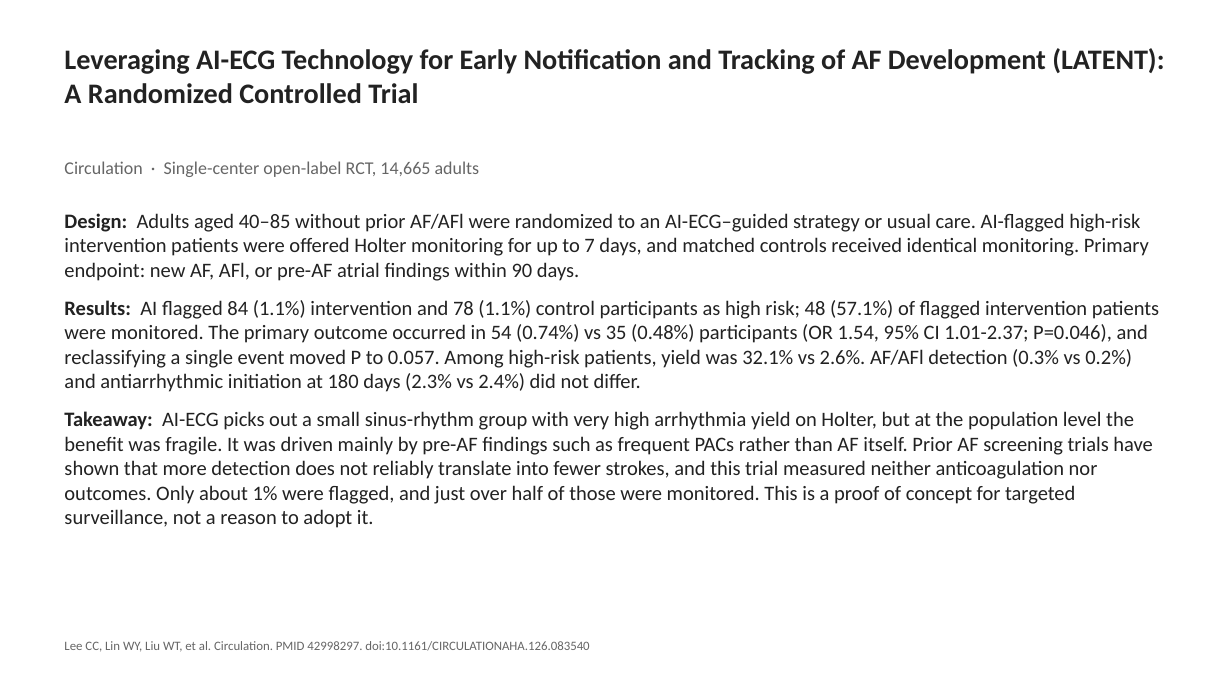
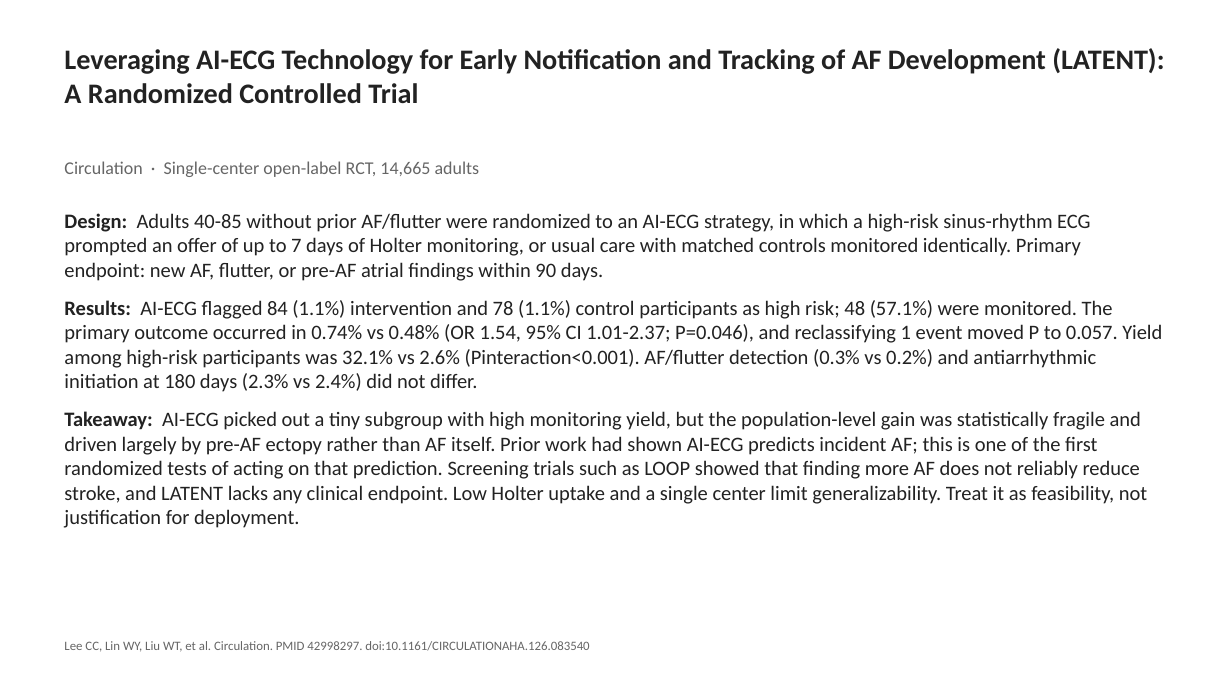
Before and after one commit to baljash-cheema/weekly-lit-review, a slide deck: slide 1 of slides/2026/review-slides-2026-11-11.pptx. Drawn at 1232x693 pixels with LibreOffice and Linux fonts; fonts in the diff are those of the drawing. Boxes give left, top, right and bottom in pixels: in the first picture for what was removed or moved away, otherwise in the second. Text is boxed around its words. In the diff, an @@ line names an element or a change of style, - is before the commit and + after.

```diff
--- a/slides/2026/review-slides-2026-11-11.pptx
+++ b/slides/2026/review-slides-2026-11-11.pptx
@@ text at bbox=[64, 213, 1162, 528]: text changed @@
-Design: Adults aged 40–85 without prior AF/AFl were randomized to an AI-ECG–guided strategy or usual care. AI-flagged high-risk intervention patients were offered Holter monitoring for up to 7 days, and matched controls received identical monitoring. Primary endpoint: new AF, AFl, or pre-AF atrial findings within 90 days.
-Results: AI flagged 84 (1.1%) intervention and 78 (1.1%) control participants as high risk; 48 (57.1%) of flagged intervention patients were monitored. The primary outcome occurred in 54 (0.74%) vs 35 (0.48%) participants (OR 1.54, 95% CI 1.01-2.37; P=0.046), and reclassifying a single event moved P to 0.057. Among high-risk patients, yield was 32.1% vs 2.6%. AF/AFl detection (0.3% vs 0.2%) and antiarrhythmic initiation at 180 days (2.3% vs 2.4%) did not differ.
-Takeaway: AI-ECG picks out a small sinus-rhythm group with very high arrhythmia yield on Holter, but at the population level the benefit was fragile. It was driven mainly by pre-AF findings such as frequent PACs rather than AF itself. Prior AF screening trials have shown that more detection does not reliably translate into fewer strokes, and this trial measured neither anticoagulation nor outcomes. Only about 1% were flagged, and just over half of those were monitored. This is a proof of concept for targeted surveillance, not a reason to adopt it.
+Design: Adults 40-85 without prior AF/flutter were randomized to an AI-ECG strategy, in which a high-risk sinus-rhythm ECG prompted an offer of up to 7 days of Holter monitoring, or usual care with matched controls monitored identically. Primary endpoint: new AF, flutter, or pre-AF atrial findings within 90 days.
+Results: AI-ECG flagged 84 (1.1%) intervention and 78 (1.1%) control participants as high risk; 48 (57.1%) were monitored. The primary outcome occurred in 0.74% vs 0.48% (OR 1.54, 95% CI 1.01-2.37; P=0.046), and reclassifying 1 event moved P to 0.057. Yield among high-risk participants was 32.1% vs 2.6% (Pinteraction<0.001). AF/flutter detection (0.3% vs 0.2%) and antiarrhythmic initiation at 180 days (2.3% vs 2.4%) did not differ.
+Takeaway: AI-ECG picked out a tiny subgroup with high monitoring yield, but the population-level gain was statistically fragile and driven largely by pre-AF ectopy rather than AF itself. Prior work had shown AI-ECG predicts incident AF; this is one of the first randomized tests of acting on that prediction. Screening trials such as LOOP showed that finding more AF does not reliably reduce stroke, and LATENT lacks any clinical endpoint. Low Holter uptake and a single center limit generalizability. Treat it as feasibility, not justification for deployment.
```
Also in this commit, not shown: 2 other slides changed, 1 slide added, 1 other file.
